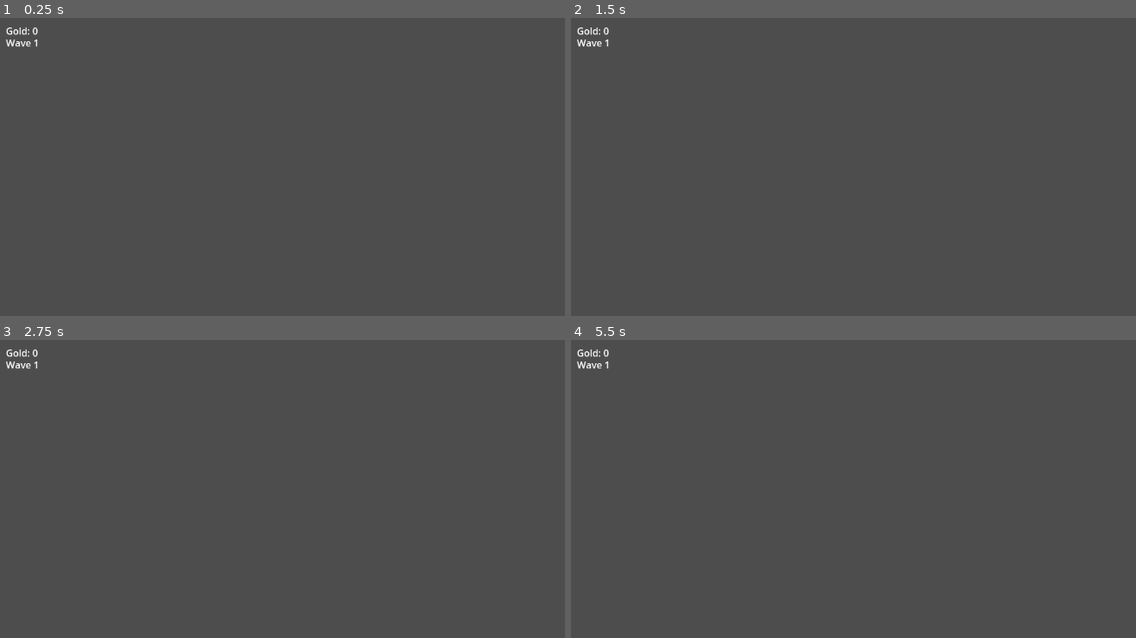
Above: before the commit, frames 1-4 (two rows, left to right).
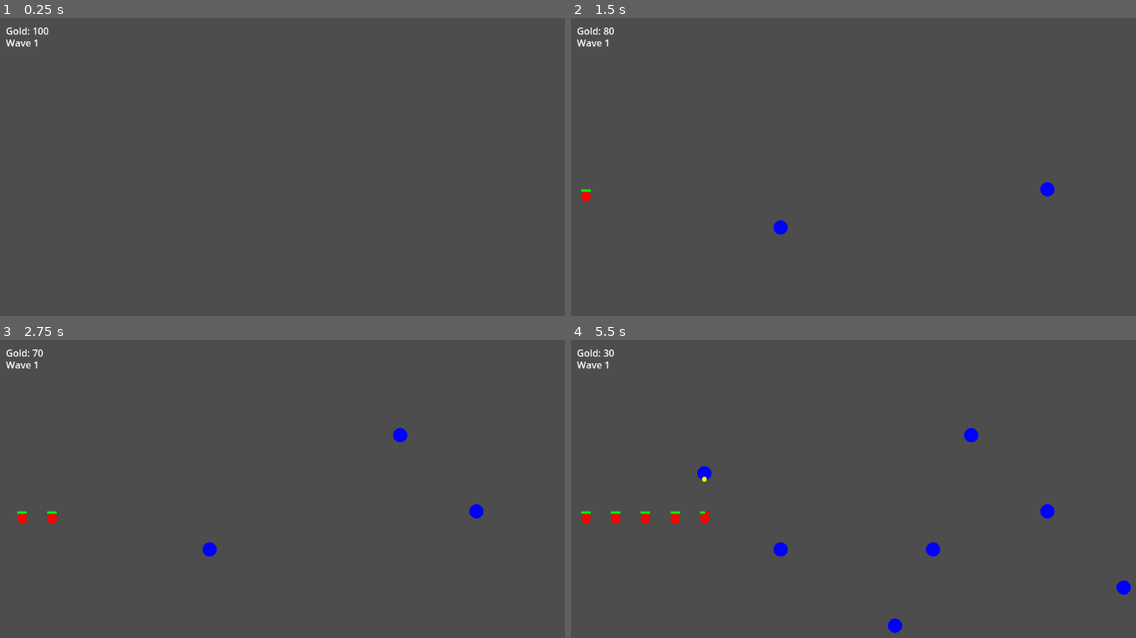
Above: after the commit, the same moments.

Repository: svenrudolph/td
Game: Godot game, scene res://scenes/main.tscn
Same seed, same stepped clock (60 frames per second), same inputs: the game is played once before the commit and once after it.
Inputs (mouse positions are in pixels of both pictures, inside the frame that each line leads up to):
- Up to frame 1 (0.25 s): no input
- Up to frame 2 (1.5 s): tap Enter at 0.5 s; move the mouse to (1062, 190) at 0.52 s; click (1062, 190) at 0.67 s; move the mouse to (774, 229) at 1.27 s; click (774, 229) at 1.42 s
- Up to frame 3 (2.75 s): move the mouse to (412, 447) at 2.02 s; click (412, 447) at 2.17 s
- Up to frame 4 (5.5 s): move the mouse to (881, 611) at 2.77 s; click (881, 611) at 2.92 s; move the mouse to (1119, 590) at 3.52 s; click (1119, 590) at 3.67 s; move the mouse to (706, 474) at 4.27 s; click (706, 474) at 4.42 s; move the mouse to (949, 533) at 5.02 s; click (949, 533) at 5.17 s

The runs differ from the first frame. In frame 1, less than 0.1% of the frame differs, in the area x 5-9%, y 3-6%; in frame 2, 0.3%; in frame 3, 0.5%; in frame 4, 1.1%, in the area x 1-100%, y 3-99%.
Error before the commit: Parse Error: Used space character for indentation instead of tab as used before in the file. (res://scripts/main.gd:62)

Commit message:
refactor: improve code formatting and indentation in input handling functions

Diff:
--- a/scripts/main.gd
+++ b/scripts/main.gd
@@ -60,32 +60,32 @@
 
 
 func _unhandled_input(event: InputEvent) -> void:
-                if event is InputEventMouseButton and event.button_index == MOUSE_BUTTON_LEFT and event.pressed:
-                                var cell := _world_to_cell(event.position)
-                                if not _is_cell_free(cell):
-                                                return
-                                if _is_on_path(event.position):
-                                                return
-                                var tower := tower_scene.instantiate()
-                                if spend_gold(tower.cost):
-                                                tower.global_position = _cell_to_world(cell)
-                                                add_child(tower)
-                                                occupied_cells[cell] = true
+	if event is InputEventMouseButton and event.button_index == MOUSE_BUTTON_LEFT and event.pressed:
+		var cell := _world_to_cell(event.position)
+		if not _is_cell_free(cell):
+			return
+		if _is_on_path(event.position):
+			return
+		var tower := tower_scene.instantiate()
+		if spend_gold(tower.cost):
+			tower.global_position = _cell_to_world(cell)
+			add_child(tower)
+			occupied_cells[cell] = true
 
 func _world_to_cell(pos: Vector2) -> Vector2i:
-                return Vector2i(floor(pos.x / GRID_SIZE), floor(pos.y / GRID_SIZE))
+	return Vector2i(floor(pos.x / GRID_SIZE), floor(pos.y / GRID_SIZE))
 
 func _cell_to_world(cell: Vector2i) -> Vector2:
-                return Vector2(cell.x * GRID_SIZE + GRID_SIZE / 2, cell.y * GRID_SIZE + GRID_SIZE / 2)
+	return Vector2(cell.x * GRID_SIZE + GRID_SIZE / 2, cell.y * GRID_SIZE + GRID_SIZE / 2)
 
 func _is_cell_free(cell: Vector2i) -> bool:
-                return not occupied_cells.has(cell)
+	return not occupied_cells.has(cell)
 
 func _is_on_path(pos: Vector2) -> bool:
-                if path and path.curve:
-                                var closest = path.curve.get_closest_point(pos)
-                                return pos.distance_to(closest) < GRID_SIZE / 2
-                return false
+	if path and path.curve:
+		var closest = path.curve.get_closest_point(pos)
+		return pos.distance_to(closest) < GRID_SIZE / 2
+	return false
 
 func _update_gold_label() -> void:
 		gold_label.text = "Gold: %d" % player_gold
